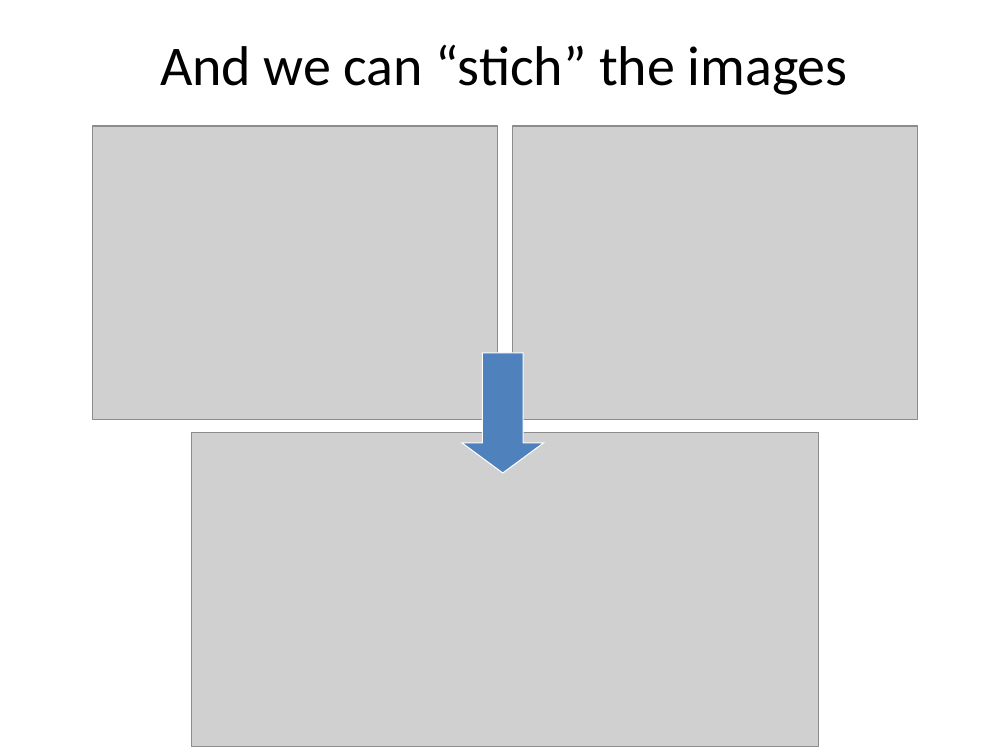
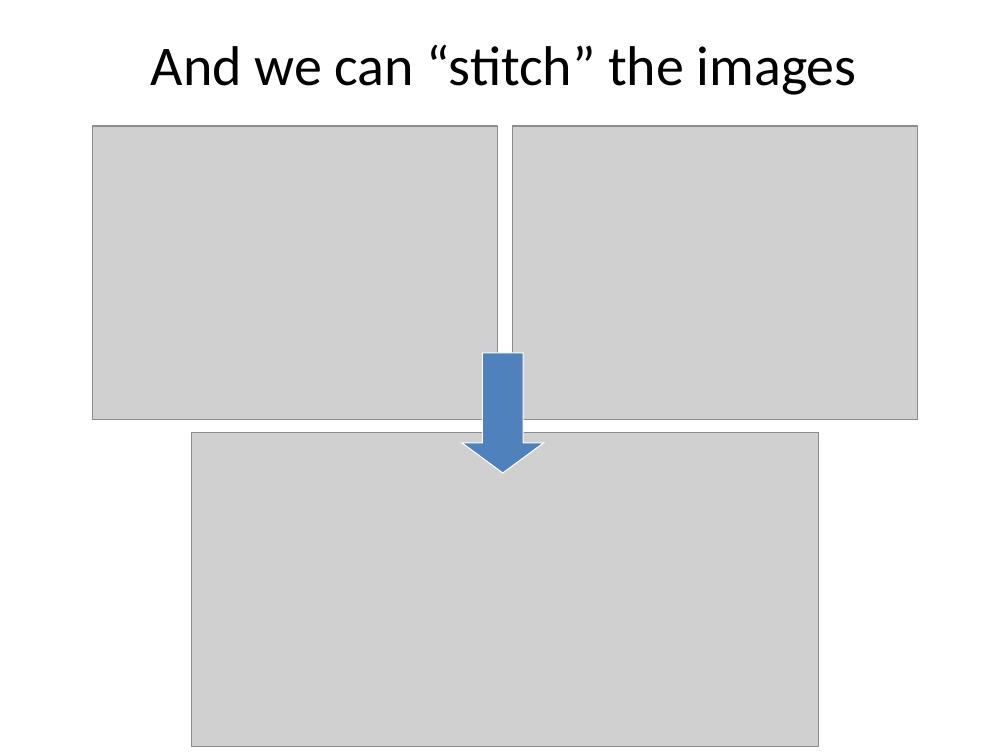
Before and after one commit to amitrokh/CMSC498F, a slide deck: slide 5 of lectures/week_7/SIFT-lecture.pptx. Drawn at 1008x756 pixels with LibreOffice and Linux fonts; fonts in the diff are those of the drawing; grey boxes stand for pictures. Boxes give left, top, right and bottom in pixels: in the first picture for what was removed or moved away, otherwise in the second. Text is boxed around its words. In the diff, an @@ line names an element or a change of style, - is before the commit and + after.

```diff
--- a/lectures/week_7/SIFT-lecture.pptx
+++ b/lectures/week_7/SIFT-lecture.pptx
@@ title at (151, 44, 857, 95): text changed @@
-And we can “stich” the images
+And we can “stitch” the images
```
Also in this commit, not shown: 4 other slides changed, 4 slides added, 3 slides removed.
